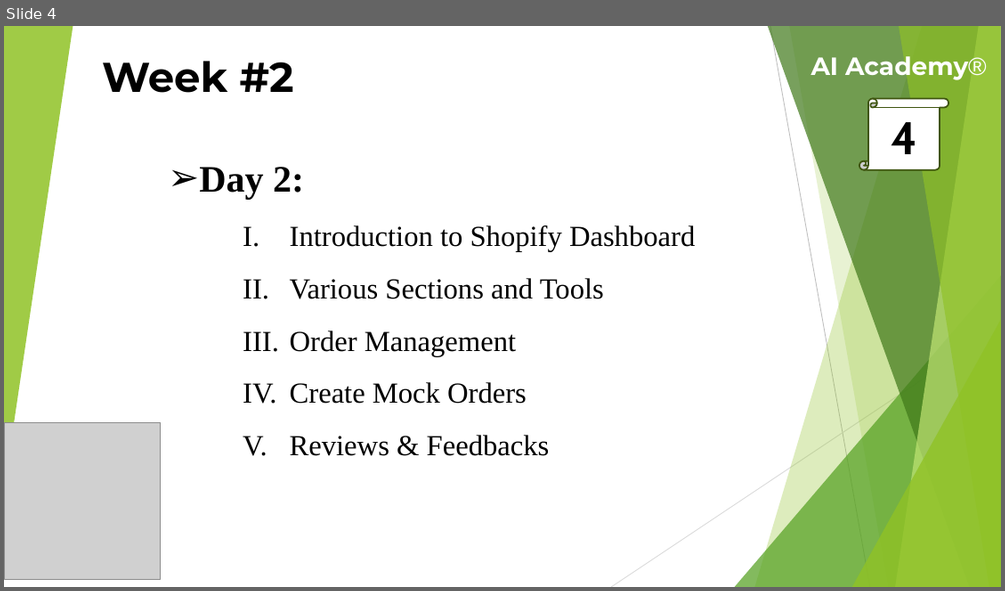
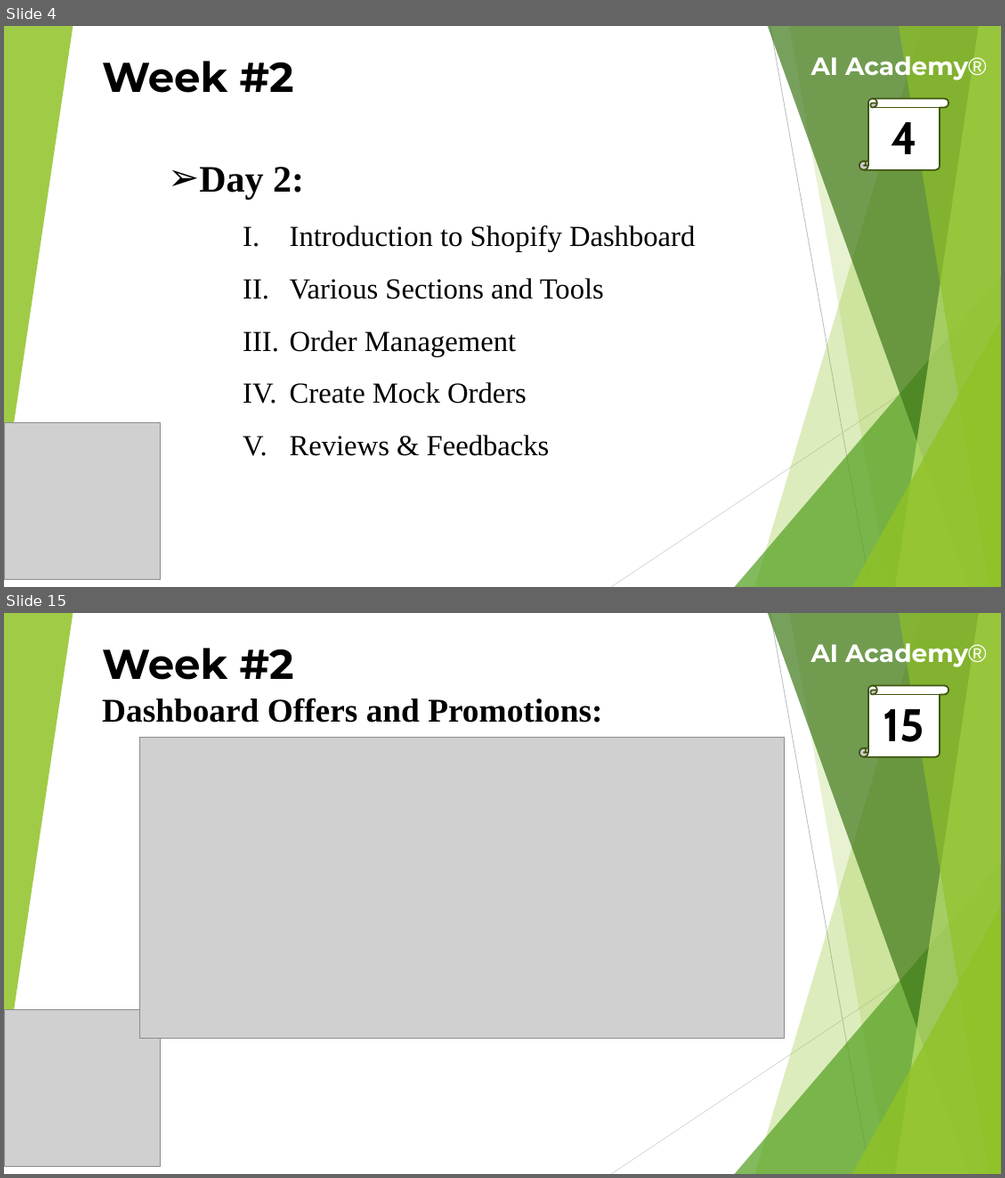
Before and after one commit to theaamirlatif/AI-Academy, a slide deck: eCommerce/Lectures/4th Week Lecture.pptx. Shown one above the other, each under a label of ours: slide 4 before the commit, slides 4 and 15 after it; the slides between them are not shown. The pictures are 1005x591 and 1005x1178 pixels, drawn with LibreOffice and Linux fonts; fonts in the diff are those of the drawing; grey boxes stand for pictures. Boxes give left, top, right and bottom in pixels: in the first picture for what was removed or moved away, otherwise in the second. Text is boxed around its words. In the diff, an @@ line names an element or a change of style, - is before the commit and + after.

```diff
--- a/eCommerce/Lectures/4th Week Lecture.pptx
+++ b/eCommerce/Lectures/4th Week Lecture.pptx
@@ slide 15 added at (x1=4, y1=613, x2=1001, y2=1174), background #FFFFFF; not listed: 10 template elements that a slide beside it also shows @@
@@ text added at (x1=102, y1=648, x2=294, y2=680), 40 pt, text #000000, bold @@
+Week #2
@@ text added at (x1=811, y1=643, x2=987, y2=667), 24 pt, text #FFFFFF, bold @@
+AI Academy®
@@ vertical scroll added at (x1=859, y1=686, x2=948, y2=757), fill #FFFFFF, outline #3F5511 1.5 pt, 44 pt, text #000000, bold @@
+15
@@ text added at (x1=102, y1=698, x2=602, y2=722), 32 pt, text #000000, bold @@
+Dashboard Offers and Promotions:
@@ picture added at (x1=140, y1=737, x2=784, y2=1038) @@
@@ picture added at (x1=4, y1=1009, x2=161, y2=1166) @@
```
Also in this commit, not shown: 3 slides changed, 8 other slides added.
